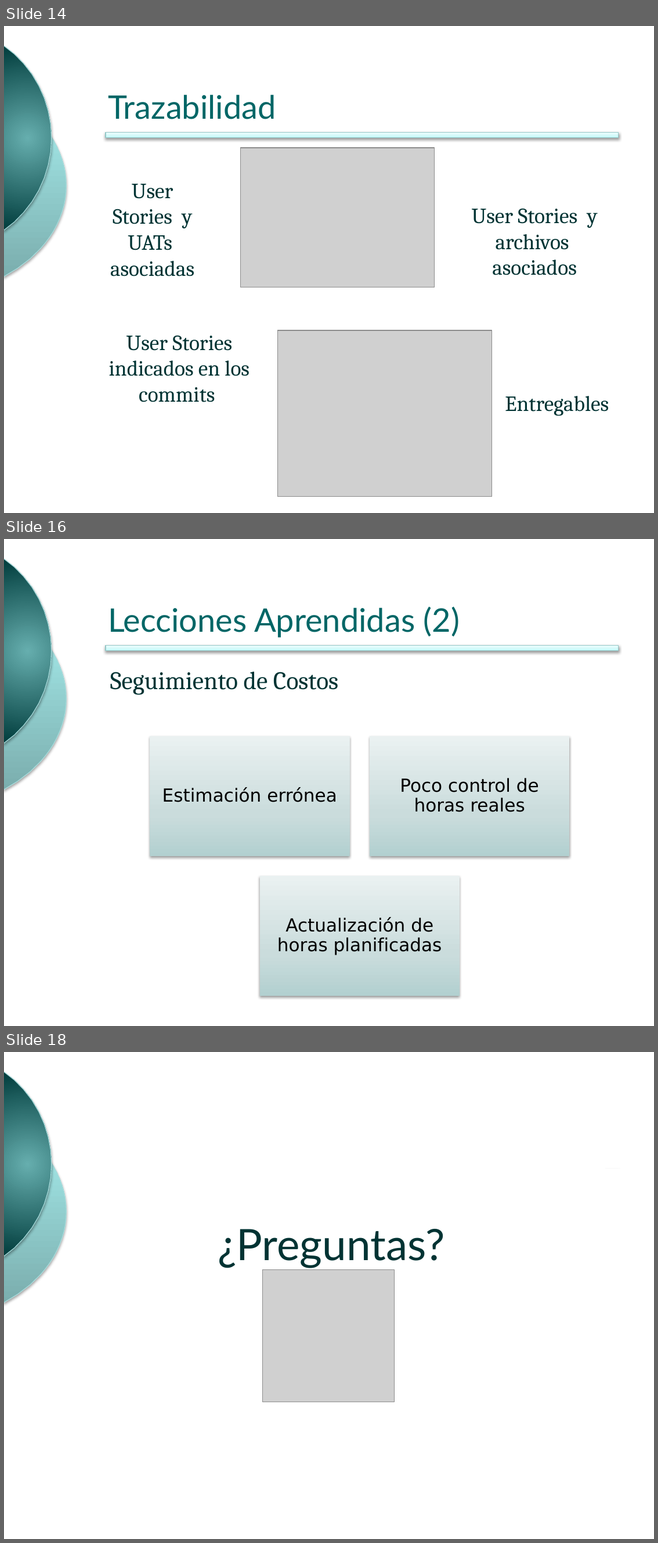
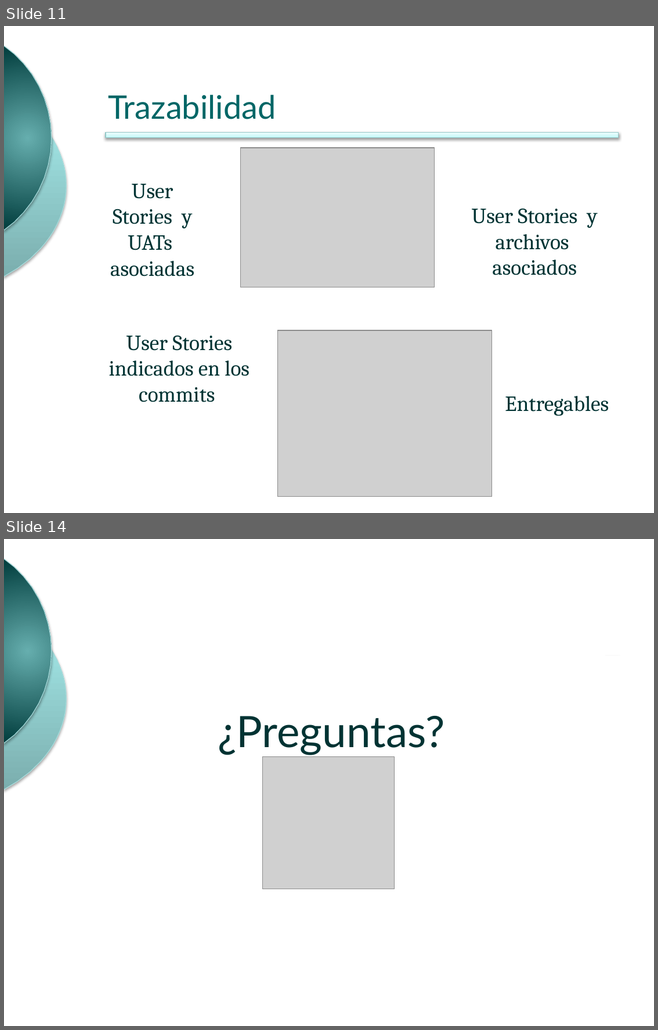
Before and after one commit to ingevy/taller-desarrollo-proyectos-ii-2do-2010, a slide deck: presentations/presentacionFinal.pptx. Shown one above the other, each under a label of ours: slides 14, 16 and 18 before the commit, slides 11 and 14 after it; the slides between them are not shown. The pictures are 658x1543 and 658x1030 pixels, drawn with LibreOffice and Linux fonts; fonts in the diff are those of the drawing; grey boxes stand for pictures; background and template pictures are left out. Boxes give left, top, right and bottom in pixels: in the first picture for what was removed or moved away, otherwise in the second. Text is boxed around its words. In the diff, an @@ line names an element or a change of style, - is before the commit and + after.

```diff
--- a/presentations/presentacionFinal.pptx
+++ b/presentations/presentacionFinal.pptx
@@ slide 16 removed at bbox=[4, 539, 654, 1026], background #FFFFFF; not listed: 3 template elements that a slide beside it also shows @@
@@ title removed at bbox=[108, 606, 459, 638] @@
-Lecciones Aprendidas (2)
@@ text removed at bbox=[110, 671, 338, 695] @@
-Seguimiento de Costos
@@ group removed at bbox=[150, 736, 569, 995]: 3 rectangles, 3 texts @@
-Estimación errónea
-Poco control de horas reales
-Actualización de horas planificadas
@@ what was slide 14 is now slide 11 @@
@@ what was slide 18 is now slide 14 @@
```
Also in this commit, not shown: 7 slides changed, 3 other slides removed, 3 other files.
